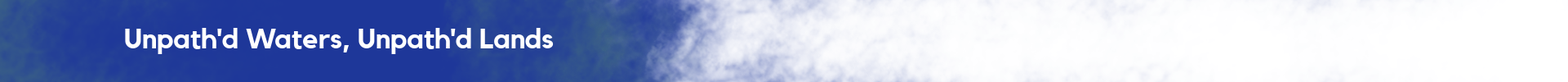
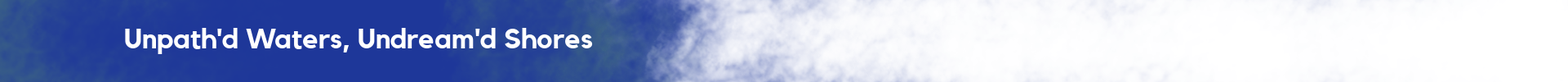
Layered file, before and after one edit (w=1568, h=82). Changes by layer:
renamed "Unpath'd Waters, Unpath'd Land..." to "Unpath'd Waters, Undream'd Sho...", painted on it over [390, 27, 593, 54]
